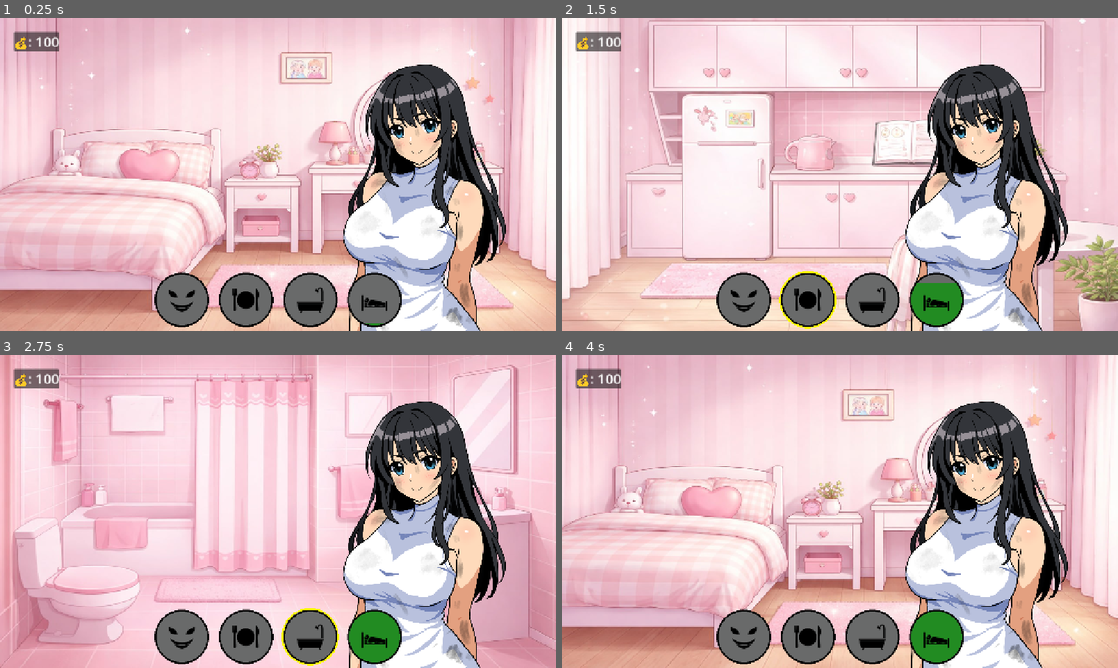
Above: before the commit, frames 1-4 (two rows, left to right).
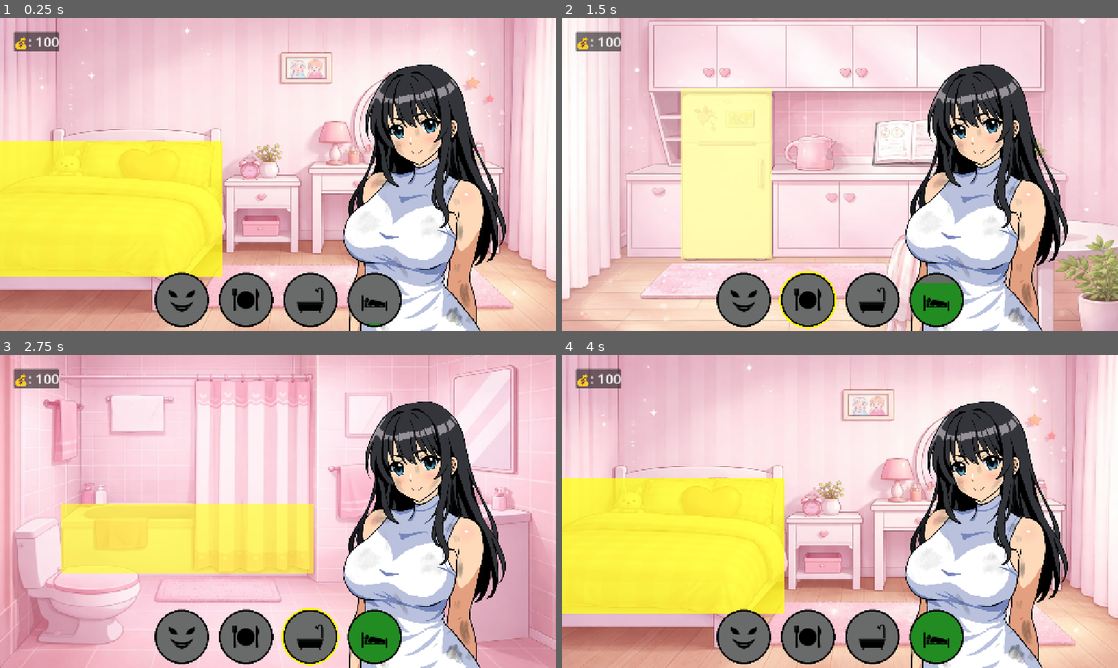
Above: after the commit, the same moments.

Repository: Timur-khan96/queble-jam
Game: Godot game, scene res://main.tscn
The game is run twice, just before and just after one commit, with the same random seed, the same clock (stepped at 60 frames per second) and the same inputs.
Inputs (mouse positions are in pixels of both pictures, inside the frame that each line leads up to):
- Up to frame 1 (0.25 s): no input
- Up to frame 2 (1.5 s): tap Enter (enter) at 0.5, 0.6 s; move the mouse to (745, 299) at 0.52 s; hold D (move_right) 0.53-1.28 s; click (745, 299) at 0.67 s; tap Space (jump) at 0.77, 1.25 s; tap T (test) at 0.8, 1.35 s; move the mouse to (806, 299) at 1.27 s; hold S (move_back) from 1.28 s (still down); click (806, 299) at 1.42 s
- Up to frame 3 (2.75 s): tap Space (jump) at 1.52 s; tap Enter (enter) at 1.55, 2, 2.1 s; move the mouse to (311, 636) at 2.02 s; release S (move_back) at 2.03 s; hold D (move_right) from 2.03 s (still down); click (311, 636) at 2.17 s; tap T (test) at 2.3 s
- Up to frame 4 (4 s): tap Space (jump) at 2.75, 3.02, 3.77 s; move the mouse to (934, 636) at 2.77 s; release D (move_right) at 2.78 s; hold W (move_forward) 2.78-3.53 s; tap T (test) at 2.85, 3.8 s; click (934, 636) at 2.92 s; tap Enter (enter) at 3.05, 3.6 s; move the mouse to (1006, 558) at 3.52 s; hold A (move_left) from 3.53 s (still down); click (1006, 558) at 3.67 s

The runs differ from the first frame. In frame 1, 17% of the frame differs, in the area x 0-40%, y 39-83%; in frame 2, 8.9%; in frame 3, 10%; in frame 4, 17%.

Commit message:
finished washing

Diff:
--- a/main.gd
+++ b/main.gd
@@ -19,9 +19,9 @@
 	_on_coins_updated()
 	_position_girl()
 
-func _position_girl(centered: bool = false):
+func _position_girl():
 	var rect_size = girl.get_viewport_rect().size
-	var x_offset_factor = 0.5 if centered else 0.75
+	var x_offset_factor = 0.75
 	girl.position.x = rect_size.x * x_offset_factor
 	girl.position.y = rect_size.y - girl.texture.get_height() * girl.scale.y / 2
 
--- a/rooms/bathroom/bathroom.tscn
+++ b/rooms/bathroom/bathroom.tscn
@@ -25,11 +25,12 @@
 expand_mode = 1
 
 [node name="bath" type="ColorRect" parent="background" unique_id=2085775904]
-layout_mode = 0
-offset_left = 142.0
-offset_top = 312.0
-offset_right = 717.0
-offset_bottom = 508.0
-color = Color(1, 1, 1, 0)
+layout_mode = 1
+anchors_preset = -1
+anchor_left = 0.111
+anchor_top = 0.477
+anchor_right = 0.565
+anchor_bottom = 0.699
+color = Color(1, 1, 0.09803922, 0.62352943)
 
 [connection signal="gui_input" from="background/bath" to="." method="_on_bath_gui_input"]
--- /dev/null
+++ b/rooms/bathroom/washing/foam.gd
@@ -0,0 +1,20 @@
+extends Area2D
+
+var touched: bool = false
+const fall_speed:= 600
+
+
+func _on_area_entered(area: Area2D):
+	if touched: return
+	if !area.is_in_group("shower"): return
+	touched = true
+	var end_y = global_position.y + 1200
+	var distance = end_y - global_position.y
+	var duration = distance / fall_speed
+
+	var tween = create_tween()
+	tween.tween_property(self, "global_position",
+		Vector2(global_position.x, end_y),duration
+	).set_trans(Tween.TRANS_SINE).set_ease(Tween.EASE_IN)
+
+	tween.finished.connect(queue_free)
--- /dev/null
+++ b/rooms/bathroom/washing/foam.tscn
@@ -0,0 +1,20 @@
+[gd_scene format=3 uid="uid://cxjtxschawytu"]
+
+[ext_resource type="Texture2D" uid="uid://dp33c2vtpwg6t" path="res://rooms/bathroom/washing/foam.png" id="1_0ig4j"]
+[ext_resource type="Script" uid="uid://m0ufrbirbvou" path="res://rooms/bathroom/washing/foam.gd" id="1_uce8h"]
+
+[sub_resource type="CircleShape2D" id="CircleShape2D_uce8h"]
+radius = 40.0
+
+[node name="foam" type="Area2D" unique_id=986002249]
+script = ExtResource("1_uce8h")
+
+[node name="Sprite2D" type="Sprite2D" parent="." unique_id=1727012166]
+scale = Vector2(0.4, 0.4)
+texture = ExtResource("1_0ig4j")
+
+[node name="CollisionShape2D" type="CollisionShape2D" parent="." unique_id=1358242614]
+shape = SubResource("CircleShape2D_uce8h")
+
+[connection signal="area_entered" from="." to="." method="_on_area_entered"]
+[connection signal="area_exited" from="." to="." method="_on_area_exited"]
--- /dev/null
+++ b/rooms/bathroom/washing/mouse_shower_head.tscn
@@ -0,0 +1,46 @@
+[gd_scene format=3 uid="uid://btnp1u3uj17pm"]
+
+[ext_resource type="Texture2D" uid="uid://mk0h32eg85k1" path="res://rooms/bathroom/washing/shower_head.png" id="1_23ug4"]
+
+[sub_resource type="RectangleShape2D" id="RectangleShape2D_8hq6f"]
+size = Vector2(85, 252.5)
+
+[sub_resource type="Gradient" id="Gradient_r6pr3"]
+colors = PackedColorArray(0.1251907, 0.36134407, 1, 0.8, 0.7905918, 0.8954159, 1, 0.8784314)
+
+[sub_resource type="GradientTexture1D" id="GradientTexture1D_dqkhh"]
+gradient = SubResource("Gradient_r6pr3")
+
+[sub_resource type="Gradient" id="Gradient_y5kec"]
+colors = PackedColorArray(0.26666668, 0.4862745, 1, 0.77254903, 1, 1, 1, 1)
+
+[sub_resource type="GradientTexture1D" id="GradientTexture1D_j3xdj"]
+gradient = SubResource("Gradient_y5kec")
+
+[sub_resource type="ParticleProcessMaterial" id="ParticleProcessMaterial_1kws3"]
+particle_flag_disable_z = true
+emission_shape = 3
+emission_box_extents = Vector3(100, 80, 1)
+gravity = Vector3(0, 98, 0)
+scale_min = 2.0
+scale_max = 10.0
+color_ramp = SubResource("GradientTexture1D_j3xdj")
+color_initial_ramp = SubResource("GradientTexture1D_dqkhh")
+
+[node name="mouse_shower_head" type="Area2D" unique_id=28307905 groups=["shower"]]
+
+[node name="CollisionShape2D" type="CollisionShape2D" parent="." unique_id=644059131]
+position = Vector2(-73.5, 115.75)
+shape = SubResource("RectangleShape2D_8hq6f")
+
+[node name="sprite" type="Sprite2D" parent="." unique_id=990192412]
+scale = Vector2(0.4, 0.4)
+texture = ExtResource("1_23ug4")
+flip_h = true
+
+[node name="GPUParticles2D" type="GPUParticles2D" parent="sprite" unique_id=716700801]
+position = Vector2(-194, 48)
+amount = 312
+lifetime = 2.0
+speed_scale = 4.0
+process_material = SubResource("ParticleProcessMaterial_1kws3")
--- a/rooms/bathroom/washing/washing.gd
+++ b/rooms/bathroom/washing/washing.gd
@@ -10,11 +10,12 @@
 @onready var mask_brush = %mask_brush
 @onready var dirt = %dirt
 @onready var naked_girl = $naked_girl
+@onready var return_button = %return_button
 
 
-@onready var test_label = %test_label
-
-var _mouse_node: Sprite2D = null
+var _mouse_node: Node2D = null
+var shower_scene = load("uid://btnp1u3uj17pm")
+var foam_scene = load("uid://cxjtxschawytu")
 
 var state: STATE = STATE.IDLE:
 	set(value):
@@ -36,17 +37,32 @@
 var dirt_grid := PackedByteArray()   # size = GRID_X * GRID_Y
 var clean_grid := PackedByteArray()  # size = GRID_X * GRID_Y
 var brush_radius_uv: Vector2
+
 var total_dirt_cells := 0
+var total_cleaned_cells: = 0
+var cleaned_percent: float = 0.
+var foam_counter := 0
+
+var dirt_tex_size: Vector2
 
 func _ready():
 	var dirt_texture := load("uid://d1w1ynfge08dp")
-	var tex_size = dirt_texture.get_size()
-	mask_viewport.size = tex_size
-	var aspect = tex_size.y / tex_size.x
+	dirt_tex_size = dirt_texture.get_size()
+	mask_viewport.size = dirt_tex_size
+	var aspect = dirt_tex_size.y / dirt_tex_size.x
 	GRID_Y = int(GRID_X * aspect)
 	_build_dirt_grid(dirt_texture)
-	brush_radius_uv = Vector2(BRUSH_RADIUS / tex_size.x,
-		BRUSH_RADIUS / tex_size.y)
+	brush_radius_uv = Vector2(BRUSH_RADIUS / dirt_tex_size.x,
+		BRUSH_RADIUS / dirt_tex_size.y)
+	_position_girl()
+	return_button.hide()
+
+func _position_girl():
+	var rect_size = get_viewport_rect().size
+	var x_offset_factor = 0.5
+	naked_girl.position.x = rect_size.x * x_offset_factor
+	var y_offset = naked_girl.texture.get_height() * naked_girl.scale.y / 2
+	naked_girl.position.y = rect_size.y - y_offset
 
 func _build_dirt_grid(texture: Texture2D):
 	dirt_grid.resize(GRID_X * GRID_Y)
@@ -80,25 +96,21 @@
 
 
 func _init_mouse_follow():
-	_mouse_node = Sprite2D.new()
 	Input.mouse_mode = Input.MOUSE_MODE_HIDDEN
 	match state:
 		STATE.SOAP:
+			_mouse_node = Sprite2D.new()
 			_mouse_node.texture = soap.texture
 			shower_head.visible = true
 			soap.visible = false
 			_mouse_node.scale = Vector2(0.4, 0.4)
 		STATE.SHOWER:
-			_mouse_node.texture = shower_head.texture
+			_mouse_node = shower_scene.instantiate()
 			soap.visible = true
 			shower_head.visible = false
-			_mouse_node.scale = Vector2(0.5, 0.4)
 	_mouse_node.z_index = 100
 	add_child(_mouse_node)
 	_mouse_node.global_position = get_global_mouse_position()
-
-func _process(_delta):
-	test_label.text = "cleaned: %d%%" % [get_clean_percent() * 100]
 
 func _physics_process(delta):
 	if _mouse_node == null: return
@@ -106,11 +118,12 @@
 		get_global_mouse_position(), 12.5 * delta)
 
 	if state == STATE.SOAP:
+		if cleaned_percent >= 0.9:
+			mask_brush.visible = false
+			return
 		var mouse_global = get_global_mouse_position()
 		var local = dirt.to_local(mouse_global)
-
-		var tex_size = dirt.texture.get_size()
-		var uv = (local + tex_size * 0.5) / tex_size
+		var uv = (local + dirt_tex_size * 0.5) / dirt_tex_size
 
 		mask_brush.position = uv * Vector2(mask_viewport.size)
 		mask_brush.visible = true
@@ -129,9 +142,8 @@
 		if gy < 0 or gy >= GRID_Y: continue
 		for gx in range(center_gx - rx, center_gx + rx + 1):
 			if gx < 0 or gx >= GRID_X: continue
-			# Cell center in UV
+
 			var cell_uv = Vector2((gx + 0.5) / GRID_X, (gy + 0.5) / GRID_Y)
-			# Elliptical distance check
 			var dx = (cell_uv.x - uv.x) / brush_radius_uv.x
 			var dy = (cell_uv.y - uv.y) / brush_radius_uv.y
 			if dx * dx + dy * dy > 1.0: continue
@@ -139,13 +151,31 @@
 			var idx = gy * GRID_X + gx
 			if dirt_grid[idx] == 1 and clean_grid[idx] == 0:
 				clean_grid[idx] = 1
+				total_cleaned_cells += 1
+				_update_clean_percent()
+				if randi() % 4 == 0:
+					_spawn_foam(gx, gy)
 
-func get_clean_percent() -> float:
-	var cleaned := 0
-	for i in dirt_grid.size():
-		if dirt_grid[i] == 1 and clean_grid[i] == 1:
-			cleaned += 1
-	return float(cleaned) / total_dirt_cells
+func _update_clean_percent():
+	var result: float = total_cleaned_cells / float(total_dirt_cells)
+	if result >= 0.9:
+		cleaned_percent = 1.0
+		dirt.hide()
+	else:
+		cleaned_percent = result
+
+func _spawn_foam(gx: int, gy: int):
+	var foam: Area2D = foam_scene.instantiate()
+	foam.position = Vector2(
+		(gx + 0.5) / GRID_X * dirt_tex_size.x - dirt_tex_size.x * 0.5,
+		(gy + 0.5) / GRID_Y * dirt_tex_size.y - dirt_tex_size.y * 0.5
+	)
+	foam.rotation = randf_range(0, TAU)
+	foam.scale *= randf_range(0.8, 1.2)
+	foam.z_index = dirt.z_index + 1
+	foam_counter += 1
+	foam.tree_exited.connect(_on_foam_exited)
+	naked_girl.add_child(foam)
 
 func _on_return_button_pressed():
 	state = STATE.IDLE
@@ -160,3 +190,9 @@
 	if event is InputEventMouseButton and event.button_index == MOUSE_BUTTON_LEFT:
 		if event.pressed:
 			state = STATE.SOAP
+
+func _on_foam_exited():
+	foam_counter -= 1
+	if foam_counter == 0:
+		GameData.update_need(Consts.NEED_TYPE.HYGIENE, 1)
+		return_button.show()
--- a/rooms/bathroom/washing/washing.tscn
+++ b/rooms/bathroom/washing/washing.tscn
@@ -79,6 +79,8 @@
 expand_mode = 1
 
 [node name="return_button" type="Button" parent="center_right/VBoxContainer" unique_id=765144452]
+unique_name_in_owner = true
+visible = false
 custom_minimum_size = Vector2(0, 92)
 layout_mode = 2
 theme_override_font_sizes/font_size = 64
@@ -98,7 +100,7 @@
 [node name="naked_girl" type="Sprite2D" parent="." unique_id=1765931185]
 z_index = 1
 position = Vector2(625.00006, 412)
-scale = Vector2(0.4, 0.4)
+scale = Vector2(0.5, 0.5)
 texture = ExtResource("6_qy677")
 
 [node name="censorship" type="Sprite2D" parent="naked_girl" unique_id=1134300892]
--- a/rooms/bedroom/bedroom.tscn
+++ b/rooms/bedroom/bedroom.tscn
@@ -25,11 +25,11 @@
 expand_mode = 1
 
 [node name="bed" type="ColorRect" parent="background" unique_id=76582745]
-layout_mode = 0
-offset_left = 7.0
-offset_top = 243.0
-offset_right = 511.0
-offset_bottom = 674.0
-color = Color(1, 1, 1, 0)
+layout_mode = 1
+anchors_preset = -1
+anchor_top = 0.393
+anchor_right = 0.401
+anchor_bottom = 0.825
+color = Color(1, 1, 0.08627451, 0.76862746)
 
 [connection signal="gui_input" from="background/bed" to="." method="_on_bed_gui_input"]
--- a/rooms/kitchen/kitchen.tscn
+++ b/rooms/kitchen/kitchen.tscn
@@ -37,10 +37,11 @@
 [node name="fridge" type="ColorRect" parent="background" unique_id=1722706674]
 unique_name_in_owner = true
 layout_mode = 1
-offset_left = 274.0
-offset_top = 173.0
-offset_right = 493.0
-offset_bottom = 562.0
-color = Color(1, 1, 1, 0)
+anchors_preset = -1
+anchor_left = 0.214
+anchor_top = 0.225
+anchor_right = 0.378
+anchor_bottom = 0.771
+color = Color(1, 1, 0.59607846, 0.7411765)
 
 [connection signal="gui_input" from="background/fridge" to="." method="_on_fridge_gui_input"]
--- a/rooms/study/study.tscn
+++ b/rooms/study/study.tscn
@@ -28,12 +28,13 @@
 expand_mode = 1
 
 [node name="computer" type="ColorRect" parent="background" unique_id=1167764157]
-layout_mode = 0
-offset_left = 440.0
-offset_top = 170.0
-offset_right = 604.0
-offset_bottom = 324.0
-color = Color(1, 1, 1, 0)
+layout_mode = 1
+anchors_preset = -1
+anchor_left = 0.344
+anchor_top = 0.271
+anchor_right = 0.466
+anchor_bottom = 0.42
+color = Color(1, 1, 0, 0.6666667)
 
 [node name="fun_timer" type="Timer" parent="." unique_id=206963346]
 
Not shown, added: rooms/bathroom/washing/foam.gd.uid
